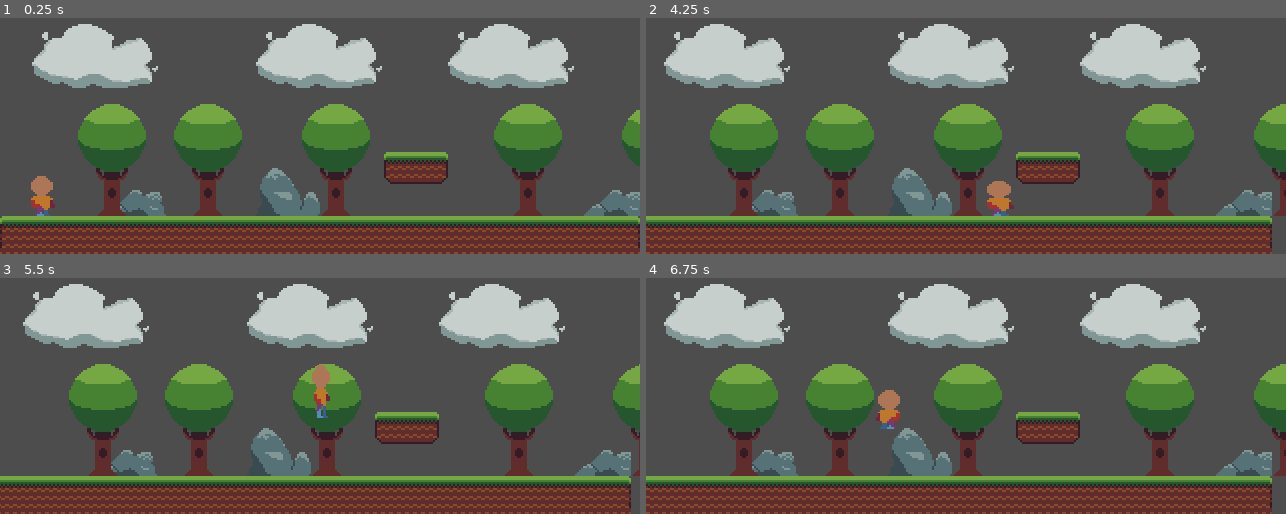
Above: before the commit, frames 1-4 (two rows, left to right).
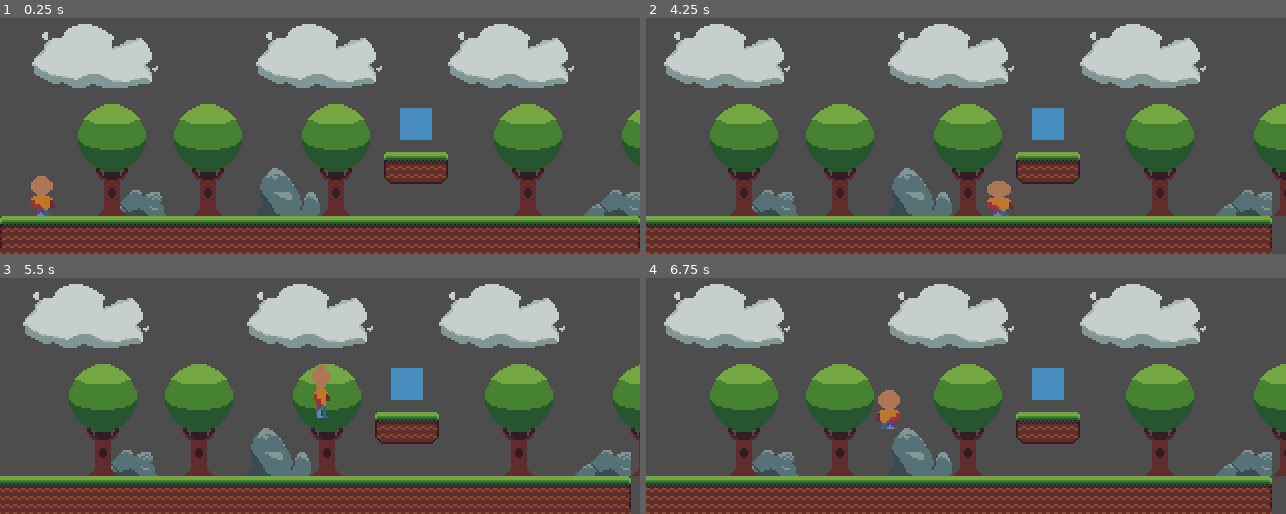
Above: after the commit, the same moments.

Repository: gumpdev/workshop-godot
Game: Godot game, scene res://actors/cenario.tscn
The game is run twice, just before and just after one commit, with the same random seed, the same clock (stepped at 60 frames per second) and the same inputs. The engine's default icon, where the game draws it, is replaced by a stand-in: a white triangle on a blue panel in a dark square.
Inputs (mouse positions are in pixels of both pictures, inside the frame that each line leads up to):
- Up to frame 1 (0.25 s): no input
- Up to frame 2 (4.25 s): move the mouse to (1106, 55) at 0.52 s; hold D (right) 0.53-2.03 s; tap W (up) at 0.6, 0.77, 1.07, 1.52, 1.55, 1.82, 2.1, 3.02, 3.05, 3.32, 3.6, 3.77, 4.07 s; move the mouse to (838, 91) at 1.27 s; click (838, 91) at 1.35 s; move the mouse to (outside the picture) at 2.02 s; hold A (left) 2.03-2.78 s; move the mouse to (934, 145) at 2.77 s; hold D (right) from 2.78 s (still down); click (934, 145) at 2.85 s; move the mouse to (1158, 128) at 3.52 s
- Up to frame 3 (5.5 s): move the mouse to (128, 280) at 4.27 s; release D (right) at 4.28 s; hold A (left) 4.28-5.03 s; click (128, 280) at 4.35 s; tap W (up) at 4.52, 4.55, 4.82, 5.1 s; move the mouse to (352, 334) at 5.02 s; hold D (right) from 5.03 s (still down)
- Up to frame 4 (6.75 s): move the mouse to (outside the picture) at 5.77 s; release D (right) at 5.78 s; hold A (left) from 5.78 s (still down); click (outside the picture) at 5.85 s; tap W (up) at 6.02, 6.05, 6.32, 6.6 s; move the mouse to (1106, 315) at 6.52 s

The runs differ from the first frame. In frame 1, 0.7% of the frame differs, in the area x 62-68%, y 38-52%; in frame 2, 0.7%; in frame 3, 0.7%; in frame 4, 0.7%.

Commit message:
adicionado coletavel

Diff:
--- a/actors/cenario.tscn
+++ b/actors/cenario.tscn
@@ -1,8 +1,9 @@
-[gd_scene load_steps=6 format=4 uid="uid://hj0qt3kkbtqx"]
+[gd_scene load_steps=7 format=4 uid="uid://hj0qt3kkbtqx"]
 
 [ext_resource type="Texture2D" uid="uid://ca7kkio1s3c06" path="res://sprites/TilesetItensFundo.png" id="1_o3l32"]
 [ext_resource type="PackedScene" uid="uid://bx041k4tfk3tl" path="res://actors/player.tscn" id="2_o3l32"]
-[ext_resource type="Script" uid="uid://ck6ragnijai5s" path="res://scripts/camera.gd" id="3_2rcsr"]
+[ext_resource type="Script" uid="uid://ck6ragnijai5s" path="res://scripts/player/player_camera.gd" id="3_2rcsr"]
+[ext_resource type="PackedScene" uid="uid://cg8ubxv2ua05s" path="res://actors/coin.tscn" id="4_bo1up"]
 
 [sub_resource type="TileSetAtlasSource" id="TileSetAtlasSource_2rcsr"]
 texture = ExtResource("1_o3l32")
@@ -83,7 +84,8 @@
 10:11/0 = 0
 
 [sub_resource type="TileSet" id="TileSet_bo1up"]
-physics_layer_0/collision_layer = 1
+physics_layer_0/collision_layer = 2
+physics_layer_0/collision_mask = 2
 sources/1 = SubResource("TileSetAtlasSource_2rcsr")
 
 [node name="Cenario" type="Node2D"]
@@ -114,3 +116,6 @@
 dead_area = 10.0
 camera_limit_min = 160.0
 camera_limit_max = 500.0
+
+[node name="Coin" parent="." instance=ExtResource("4_bo1up")]
+position = Vector2(208, 114)
--- /dev/null
+++ b/actors/coin.tscn
@@ -0,0 +1,18 @@
+[gd_scene load_steps=4 format=3 uid="uid://cg8ubxv2ua05s"]
+
+[ext_resource type="Texture2D" uid="uid://hml5tjb5mdwo" path="res://icon.svg" id="1_of023"]
+[ext_resource type="Script" uid="uid://xhe1stjouf1y" path="res://scripts/coin.gd" id="1_xa5m6"]
+
+[sub_resource type="CircleShape2D" id="CircleShape2D_xa5m6"]
+radius = 11.4018
+
+[node name="Coin" type="Area2D"]
+script = ExtResource("1_xa5m6")
+
+[node name="Sprite2D" type="Sprite2D" parent="."]
+texture = ExtResource("1_of023")
+region_enabled = true
+region_rect = Rect2(32, 32, 16, 16)
+
+[node name="CollisionShape2D" type="CollisionShape2D" parent="."]
+shape = SubResource("CircleShape2D_xa5m6")
--- a/actors/player.tscn
+++ b/actors/player.tscn
@@ -1,10 +1,10 @@
 [gd_scene load_steps=20 format=3 uid="uid://bx041k4tfk3tl"]
 
-[ext_resource type="Script" uid="uid://1yn2t5lae7qr" path="res://scripts/player.gd" id="1_mvpqy"]
+[ext_resource type="Script" uid="uid://1yn2t5lae7qr" path="res://scripts/player/player.gd" id="1_mvpqy"]
 [ext_resource type="Texture2D" uid="uid://utcw5uajwhq" path="res://sprites/Personagem-Sheet.png" id="1_niuxy"]
-[ext_resource type="Script" uid="uid://2dfdkjc0bh0k" path="res://scripts/player_state.gd" id="3_1yqc4"]
-[ext_resource type="Script" uid="uid://blxt66saxadav" path="res://scripts/player_sprite.gd" id="3_esgq3"]
-[ext_resource type="Script" uid="uid://dkxiugmjkm3v7" path="res://scripts/controller.gd" id="5_kjkj0"]
+[ext_resource type="Script" uid="uid://2dfdkjc0bh0k" path="res://scripts/player/player_state.gd" id="3_1yqc4"]
+[ext_resource type="Script" uid="uid://blxt66saxadav" path="res://scripts/player/player_sprite.gd" id="3_esgq3"]
+[ext_resource type="Script" uid="uid://dkxiugmjkm3v7" path="res://scripts/player/player_controller.gd" id="5_kjkj0"]
 
 [sub_resource type="AtlasTexture" id="AtlasTexture_mvpqy"]
 atlas = ExtResource("1_niuxy")
@@ -128,6 +128,7 @@
 height = 22.0
 
 [node name="Player" type="CharacterBody2D"]
+collision_mask = 3
 script = ExtResource("1_mvpqy")
 
 [node name="Sprite" type="AnimatedSprite2D" parent="."]
--- a/project.godot
+++ b/project.godot
@@ -14,6 +14,10 @@
 run/main_scene="uid://hj0qt3kkbtqx"
 config/features=PackedStringArray("4.4", "Forward Plus")
 config/icon="res://icon.svg"
+
+[autoload]
+
+GameManager="*res://scripts/autoload/game_manager.gd"
 
 [display]
 
@@ -45,6 +49,11 @@
 ]
 }
 
+[layer_names]
+
+2d_physics/layer_1="Player"
+2d_physics/layer_2="Chão"
+
 [rendering]
 
 textures/canvas_textures/default_texture_filter=3
--- /dev/null
+++ b/scripts/autoload/game_manager.gd
@@ -0,0 +1,3 @@
+extends Node
+
+@export var coins: int = 0
--- /dev/null
+++ b/scripts/coin.gd
@@ -0,0 +1,8 @@
+extends Area2D
+
+func _ready() -> void:
+	body_entered.connect(collect_coin)
+
+func collect_coin(_body: Node2D):
+	GameManager.coins += 1
+	queue_free()
Not shown, added: scripts/autoload/game_manager.gd.uid
Not shown, added: scripts/coin.gd.uid
Renamed: scripts/player.gd -> scripts/player/player.gd
Renamed: scripts/player.gd.uid -> scripts/player/player.gd.uid
Renamed: scripts/camera.gd -> scripts/player/player_camera.gd
Renamed: scripts/camera.gd.uid -> scripts/player/player_camera.gd.uid
Renamed: scripts/controller.gd -> scripts/player/player_controller.gd
Renamed: scripts/controller.gd.uid -> scripts/player/player_controller.gd.uid
Renamed: scripts/player_sprite.gd -> scripts/player/player_sprite.gd
Renamed: scripts/player_sprite.gd.uid -> scripts/player/player_sprite.gd.uid
Renamed: scripts/player_state.gd -> scripts/player/player_state.gd
Renamed: scripts/player_state.gd.uid -> scripts/player/player_state.gd.uid
